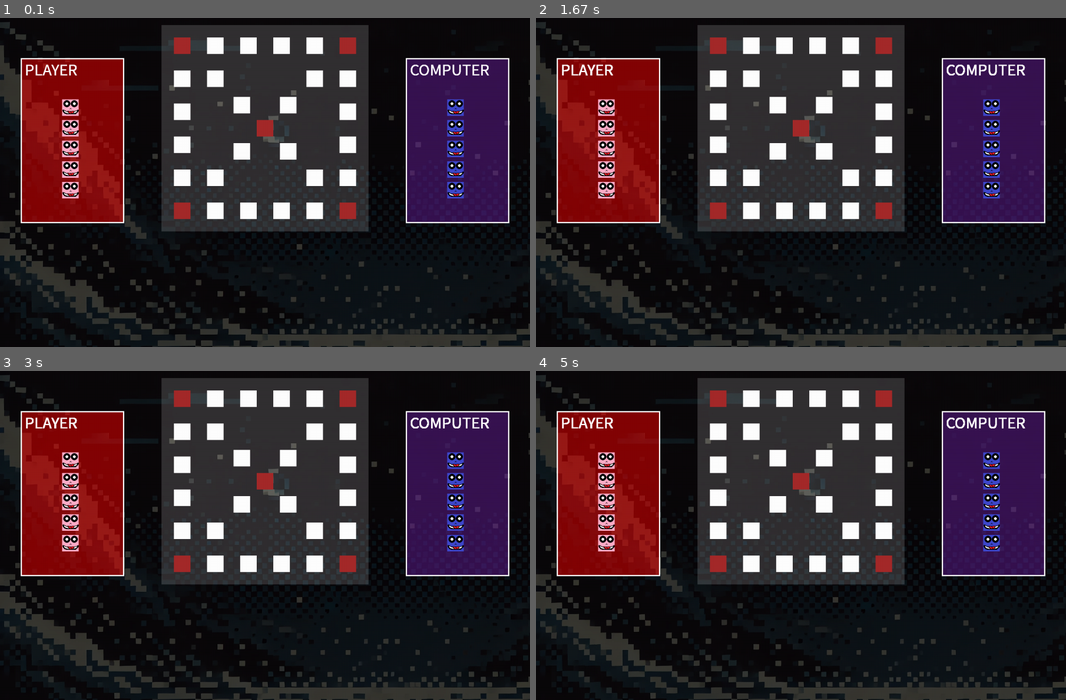
Above: before the commit, frames 1-4 (two rows, left to right).
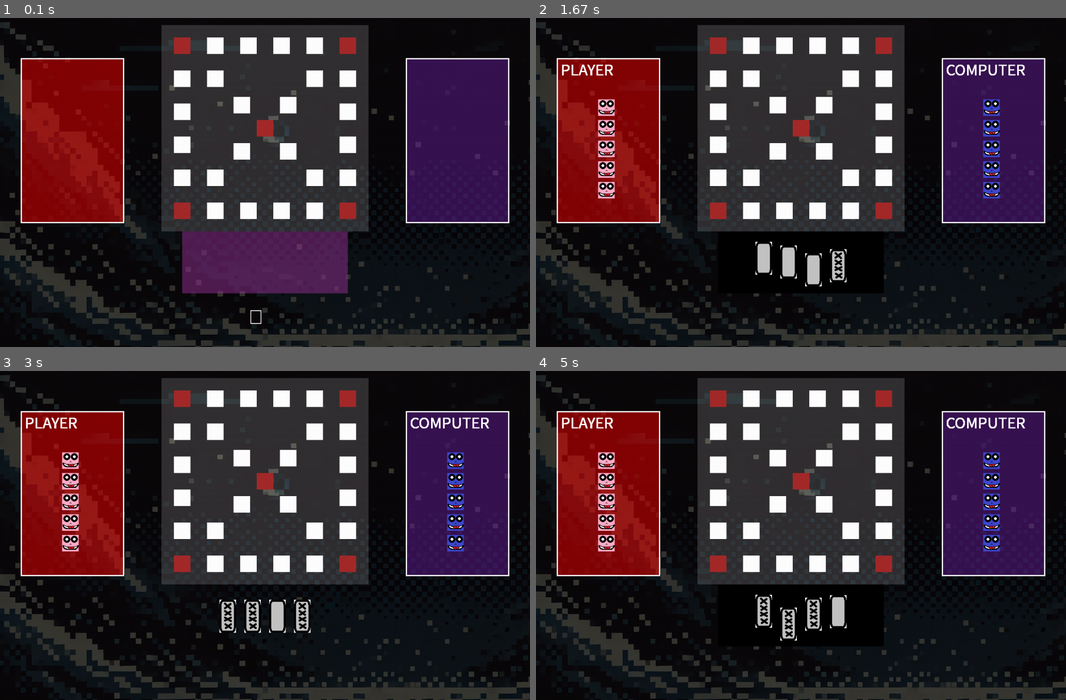
Above: after the commit, the same moments.

Repository: Owl-jun/iot-python-2025
Game: pygame game, started from TOYPROJECT/py96_Yutnori.py
The game is run twice, just before and just after one commit, with the same random seed, the same clock (stepped at 60 frames per second) and the same inputs.
Inputs (mouse positions are in pixels of both pictures, inside the frame that each line leads up to):
- Up to frame 1 (0.1 s): no input
- Up to frame 2 (1.67 s): press the mouse at (801, 202) at 0.37 s; move the mouse to (737, 195) at 0.47 s; release the mouse at (673, 185) at 0.6 s; press the mouse at (801, 202) at 0.7 s; move the mouse to (843, 136) at 0.8 s; release the mouse at (880, 67) at 0.93 s; press the mouse at (801, 202) at 1.07 s; move the mouse to (806, 136) at 1.17 s; release the mouse at (811, 70) at 1.3 s; press the mouse at (801, 202) at 1.43 s; move the mouse to (806, 208) at 1.53 s; move the mouse to (806, 218) at 1.63 s
- Up to frame 3 (3 s): release the mouse at (270, 571) at 1.67 s; press the mouse at (265, 555) at 1.8 s; move the mouse to (333, 571) at 1.9 s; release the mouse at (402, 588) at 2.03 s; press the mouse at (265, 555) at 2.17 s; move the mouse to (333, 532) at 2.27 s; release the mouse at (402, 505) at 2.4 s; press the mouse at (265, 555) at 2.53 s; move the mouse to (360, 532) at 2.63 s; release the mouse at (455, 509) at 2.77 s; press the mouse at (265, 555) at 2.9 s
- Up to frame 4 (5 s): move the mouse to (896, 578) at 3 s; release the mouse at (986, 598) at 3.13 s; press the mouse at (801, 555) at 3.27 s; move the mouse to (811, 538) at 3.37 s; release the mouse at (822, 522) at 3.5 s; press the mouse at (801, 555) at 3.63 s; move the mouse to (742, 515) at 3.73 s; release the mouse at (684, 476) at 3.87 s; move the mouse to (801, 555) at 3.97 s; press the mouse at (801, 555) at 4 s; move the mouse to (875, 561) at 4.1 s; release the mouse at (944, 571) at 4.23 s; press the mouse at (801, 555) at 4.37 s; move the mouse to (758, 492) at 4.47 s; release the mouse at (716, 426) at 4.6 s; press the mouse at (801, 555) at 4.73 s; move the mouse to (896, 542) at 4.83 s; release the mouse at (986, 532) at 4.97 s

The runs differ from the first frame. In frame 1, 8.0% of the frame differs, in the area x 4-93%, y 14-94%; in frame 2, 1.2%; in frame 3, 0.8%; in frame 4, 1.1%.

Commit message:
윷놀이 커밋

Diff:
--- a/TOYPROJECT/py96_Yutnori.py
+++ b/TOYPROJECT/py96_Yutnori.py
@@ -2,9 +2,11 @@
 
 import pygame
 import sys
+import random
 
 S_WIDTH = 1280
 S_HEIGHT = 800
+SPEED = 100
 
 class Board():
     def __init__(self):
@@ -94,9 +96,14 @@
 
 class Yut():
     def __init__(self):
+        self.i, self.grid, self.start = 0, 60, 90
         self.create_Yut()
+        self.resultT = ''
+        self.resultFont = pygame.font.SysFont('Arial',48)
 
     def create_Yut(self):
+        self.YutBackPlate = pygame.Surface((400,150),pygame.SRCALPHA)
+        self.YutBackPlate.fill((150,50,150,128))
         self.YutFronts = []
         self.YutBacks = []
         for i in range(4):
@@ -105,21 +112,89 @@
             self.YutBack = pygame.image.load('TOYPROJECT\yutBack.png')
             self.YutBacks.append(self.YutBack)
 
+    def draw(self,screen):
+        screen.blit(self.YutBackPlate,(S_WIDTH/2-200,520))
+
+    def shaking(self):
+        self.temp = self.YutFronts + self.YutBacks
+        random.shuffle(self.temp)
+        self.result = self.temp[:4]
+        y = 37
+        self.YutBackPlate.fill((0,0,0))
+        for Yut in self.result:
+            power = random.randint(-20,20)
+            self.YutBackPlate.blit(Yut,(self.start + self.i * self.grid,y+power))
+            self.i += 1
+        self.i = 0
+
+    def showresult(self, sc, isShaking=True):
+        self.temp = self.YutFronts + self.YutBacks
+        self.Fcount = 0
+        self.Bcount = 0
+
+        if isShaking:
+            random.shuffle(self.temp)
+            self.result = self.temp[:4]
+        else:
+            self.result = self.temp[:4]
+
+        self.YutBackPlate.fill((0, 0, 0, 0))
+
+        for idx, Yut in enumerate(self.result):
+            x_pos = self.start + idx * self.grid
+            y_pos = 37
+            if Yut in self.YutFronts:
+                self.Fcount += 1
+            elif Yut in self.YutBacks:
+                self.Bcount += 1
+            self.YutBackPlate.blit(Yut, (x_pos, y_pos))
+
+        # 윷 결과를 결정하는 로직
+        if self.Bcount == 1:
+            self.resultT = '도'
+        elif self.Bcount == 2:
+            self.resultT = '개'
+        elif self.Bcount == 3:
+            self.resultT = '걸'
+        elif self.Bcount == 4:
+            self.resultT = '모'
+        elif self.Fcount == 4:
+            self.resultT = '윷'
+
+        # 🔹 텍스트 업데이트 (새로 렌더링)
+        self.resultText = self.resultFont.render(self.resultT, True, 'white')
+
+        # 🔹 화면에 텍스트 출력
+        sc.blit(self.resultText, (600, 700))  # 화면 중앙 하단에 출력
+
+
+
 # pygame setup
 pygame.init()
 screen = pygame.display.set_mode((S_WIDTH, S_HEIGHT))
 pygame.display.set_caption('즐거운 윷놀이 게임')
 FPS = pygame.time.Clock()
 
+
 # 실행
 def run():
+    spon = True
+    is_shaking = False
     BOARD = Board()
     PLAYER = Player()
     PAWN = Pawn()
+    YUT = Yut()
+
     while True:
         for event in pygame.event.get():
             if event.type == pygame.QUIT:
                 pygame.quit(); sys.exit()
+            elif event.type == pygame.MOUSEBUTTONDOWN:
+                is_shaking = True
+                spon = False
+            elif event.type == pygame.MOUSEBUTTONUP:
+                is_shaking = False
+                YUT.showresult(screen)
 
         # RENDER YOUR GAME HERE
         screen.fill((0,0,0))
@@ -127,6 +202,15 @@
         PLAYER.draw(screen)
         PAWN.draw(PLAYER.get_playerField(),PAWN.pPawns)
         PAWN.draw(PLAYER.get_computerField(),PAWN.cPawns)
+        YUT.draw(screen)
+
+        if spon:
+            YUT.showresult(screen,is_shaking)
+
+        if pygame.mouse.get_pressed()[0]:
+            YUT.shaking()
+
+        FPS.tick(15)
         pygame.display.flip()
         deltaTime = FPS.tick(60) / 1000
 
